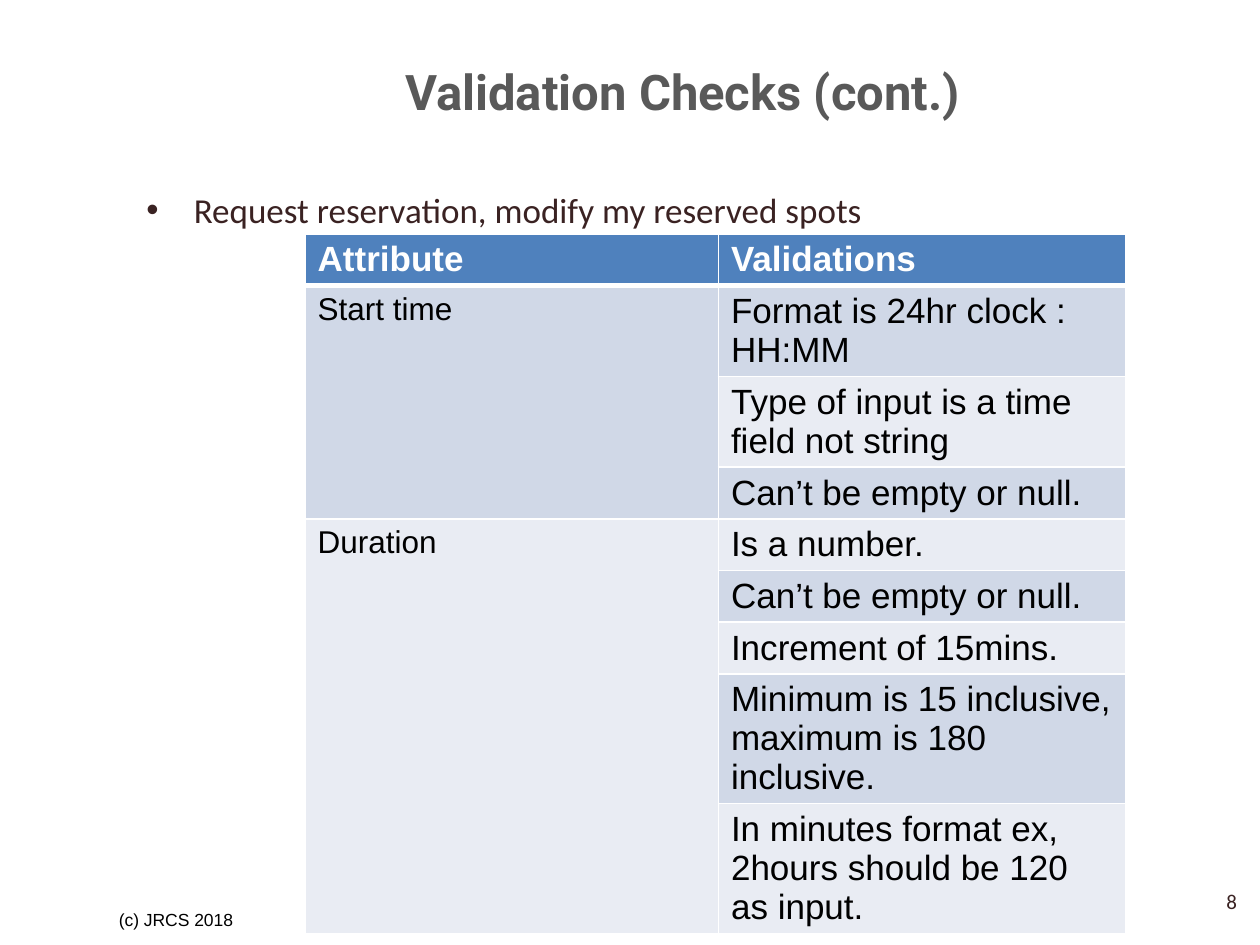
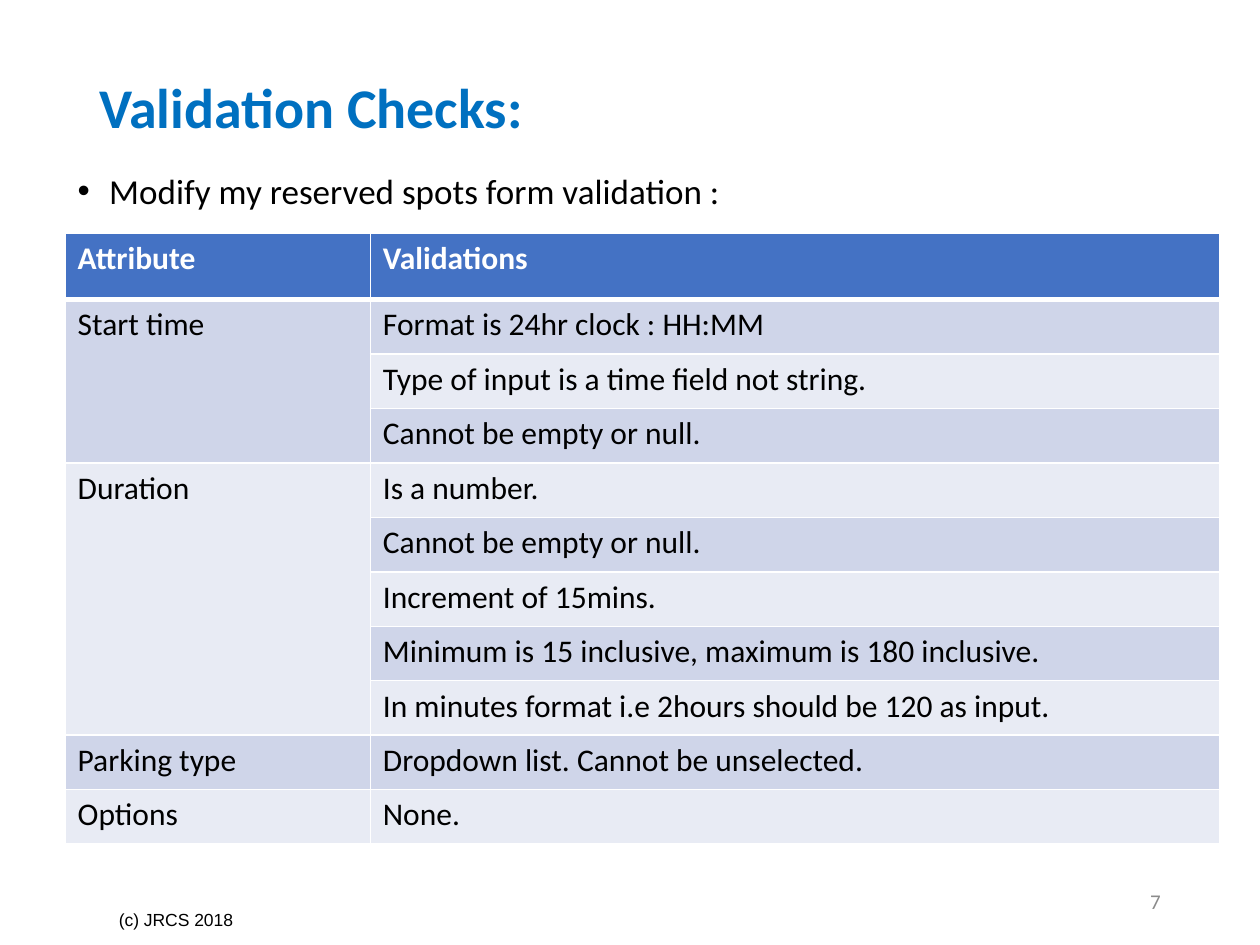
Before and after one commit to SrihariShastry/UTA_Parking, a slide deck: slide 7 of Project_Analysis_Team_3/Validation Checks and Rules Tables.pptx (slide 8 before the commit). Drawn at 1260x945 pixels with LibreOffice and Linux fonts; fonts in the diff are those of the drawing; background and template pictures are left out. Boxes give left, top, right and bottom in pixels: in the first picture for what was removed or moved away, otherwise in the second. Text is boxed around its words. In the diff, an @@ line names an element or a change of style, - is before the commit and + after.

Commit message:
Reviewed validations and rules ppt

```diff
--- a/Project_Analysis_Team_3/Validation Checks and Rules Tables.pptx
+++ b/Project_Analysis_Team_3/Validation Checks and Rules Tables.pptx
@@ title at [99,88,522,129]: text changed; size 28 to 32 pt; font Roboto to Calibri; text colour #595959 to #0070C0 @@
-Validation Checks (cont.)
+Validation Checks:
@@ text at [109,179,701,210]: text changed; text colour #3A2222 to #000000 @@
-• Request reservation, modify my reserved spots
+• Modify my reserved spots form validation :
@@ table at [66,233,1220,844] @@
-row 3, column 2: Type of input is a time field not string
+row 3, column 2: Type of input is a time field not string.
-row 4, column 2: Can’t be empty or null.
+row 4, column 2: Cannot be empty or null.
-row 6, column 2: Can’t be empty or null.
+row 6, column 2: Cannot be empty or null.
-row 9:  | In minutes format ex, 2hours should be 120 as input.
+row 9:  | In minutes format i.e 2hours should be 120 as input.
+row 10: Parking type | Dropdown list. Cannot be unselected.
+row 11: Options | None.
@@ table: place and size @@
-table at [305,234,1126,930]
+table at [66,233,1220,844]
@@ page number added at [1150,895,1161,909], 12 pt, text #8C8C8C @@
+7
@@ page number removed at [1226,894,1237,909] @@
-8
```
Also in this commit, not shown: 10 other slides changed, 11 slides added, 13 slides removed, 9 other files.
